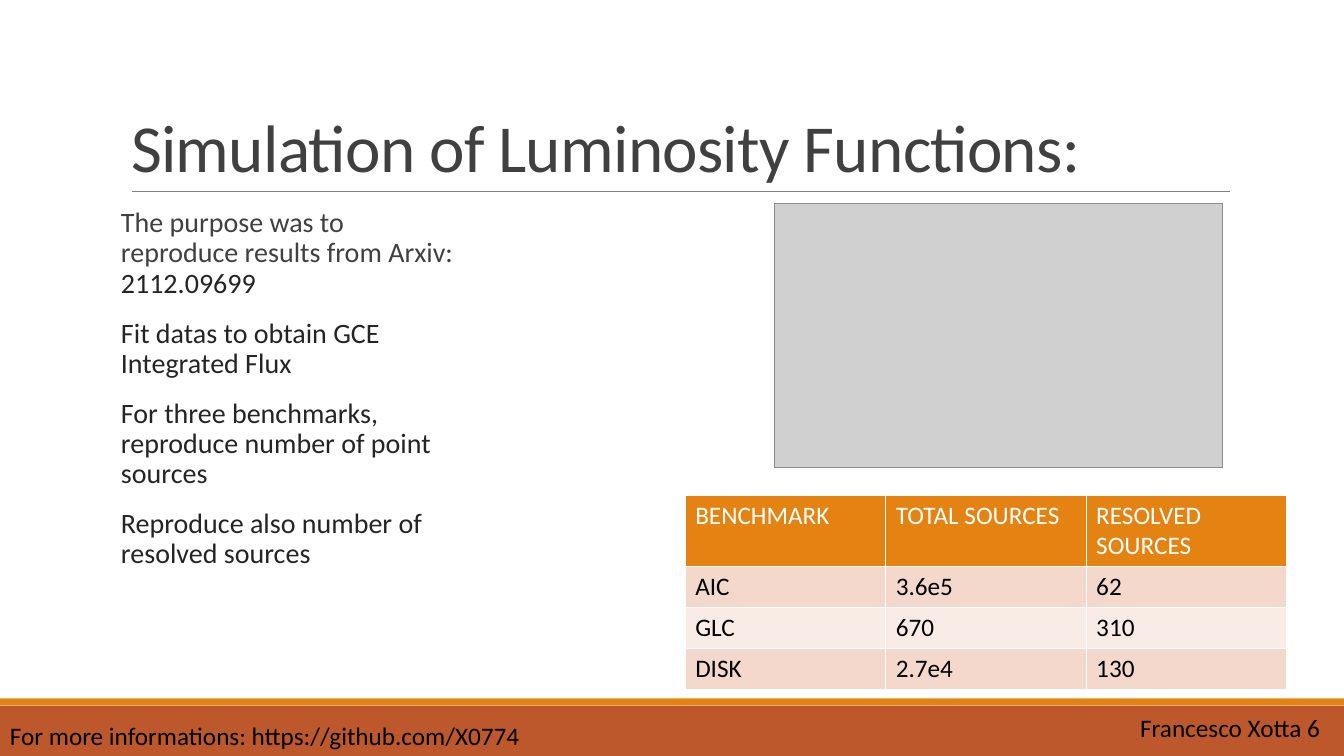
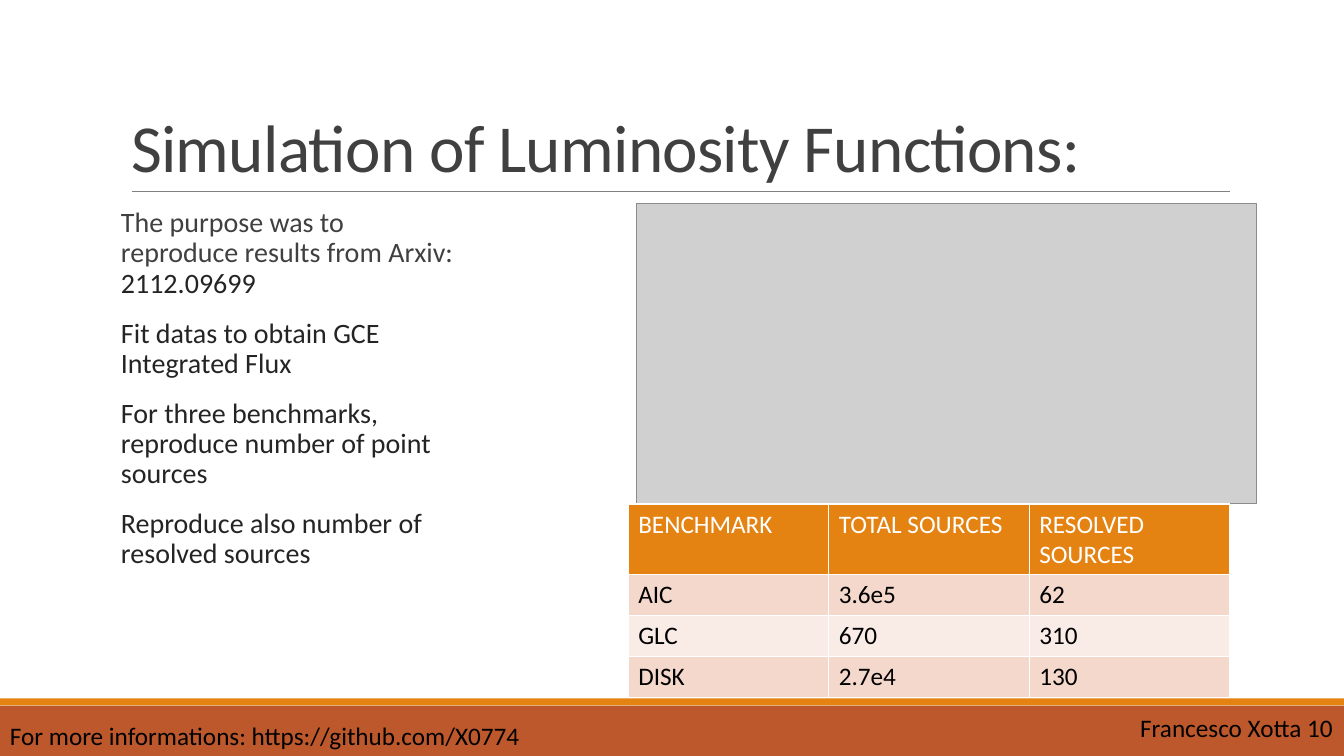
Before and after one commit to X0774/SimulationofGCE, a slide deck: slide 11 of Presentation.pptm (slide 6 before the commit). Drawn at 1344x756 pixels with LibreOffice and Linux fonts; fonts in the diff are those of the drawing; grey boxes stand for pictures. Boxes give left, top, right and bottom in pixels: in the first picture for what was removed or moved away, otherwise in the second. Text is boxed around its words. In the diff, an @@ line names an element or a change of style, - is before the commit and + after.

```diff
--- a/Presentation.pptm
+++ b/Presentation.pptm
@@ picture: place and size @@
-picture at box(774, 204, 1223, 468)
+picture at box(637, 204, 1257, 504)
@@ table: place and size @@
-table at box(686, 495, 1288, 689)
+table at box(628, 504, 1230, 698)
@@ text at box(1140, 720, 1333, 737): text changed @@
-Francesco Xotta 6
+Francesco Xotta 10
```
Also in this commit, not shown: 6 other slides changed, 6 slides added, 2 slides removed.
